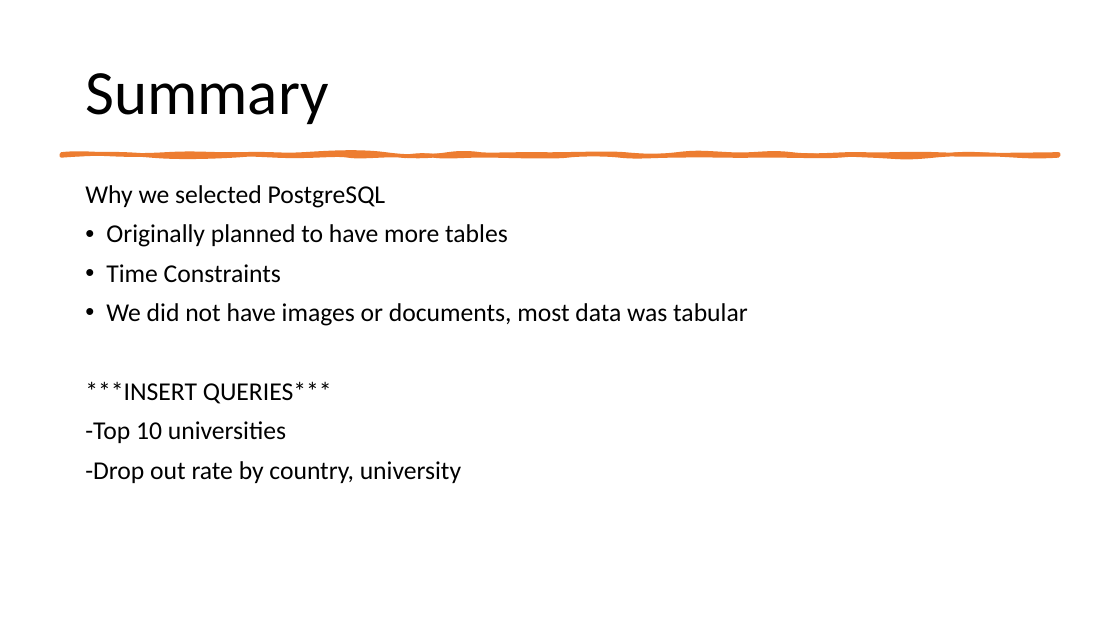
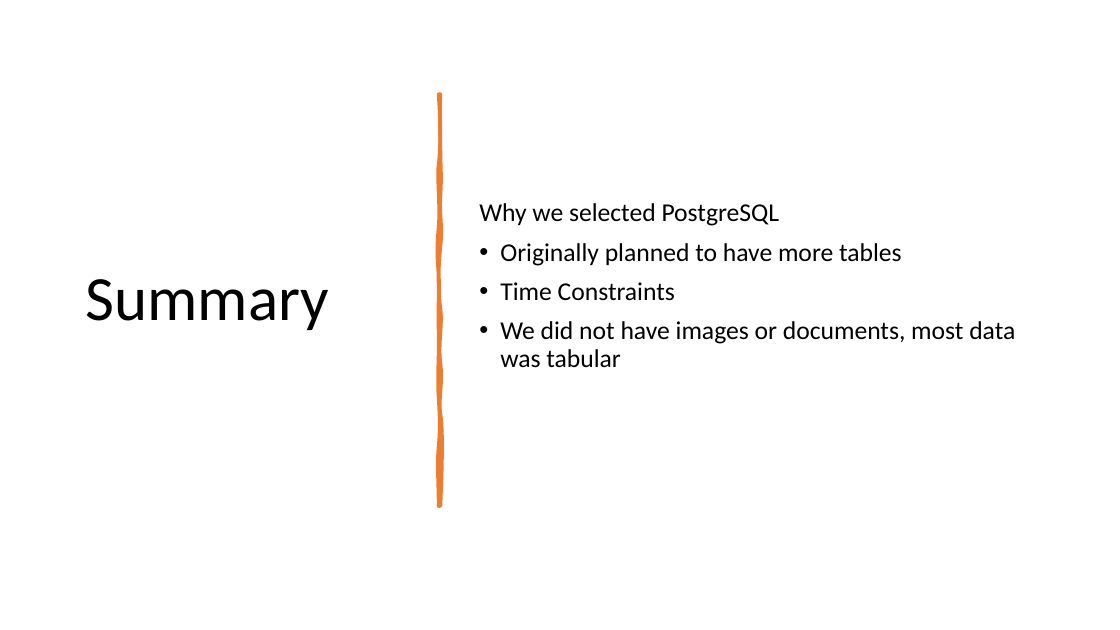
Before and after one commit to jenniecinelli/ETL-project, a slide deck: slide 9 of ETL-Project_Presentation_Final.pptx (slide 7 before the commit). Drawn at 1120x630 pixels with LibreOffice and Linux fonts; fonts in the diff are those of the drawing. Boxes give left, top, right and bottom in pixels: in the first picture for what was removed or moved away, otherwise in the second. Text is boxed around its words. In the diff, an @@ line names an element or a change of style, - is before the commit and + after.

```diff
--- a/ETL-Project_Presentation_Final.pptx
+++ b/ETL-Project_Presentation_Final.pptx
@@ title "Summary": place and size @@
-title "Summary" at (85,73,328,124)
+title "Summary" at (86,279,329,330)
@@ text "Why we selected PostgreSQL": place and size @@
-text "Why we selected PostgreSQL" at (85,185,747,483)
+text "Why we selected PostgreSQL" at (479,203,1015,368)
@@ text "Why we selected PostgreSQL" at (479,203,1015,368): vertical alignment top to middle @@
@@ freeform shape added at (439,94,440,506), fill #ED7D31, outline #ED7D31 3.25 pt @@
@@ freeform shape removed at (61,154,1059,155) @@
@@ text at (85,381,461,483): paragraphs removed @@
-***INSERT QUERIES***
--Top 10 universities
--Drop out rate by country, university
```
Also in this commit, not shown: 2 slides added, 1 other file.
